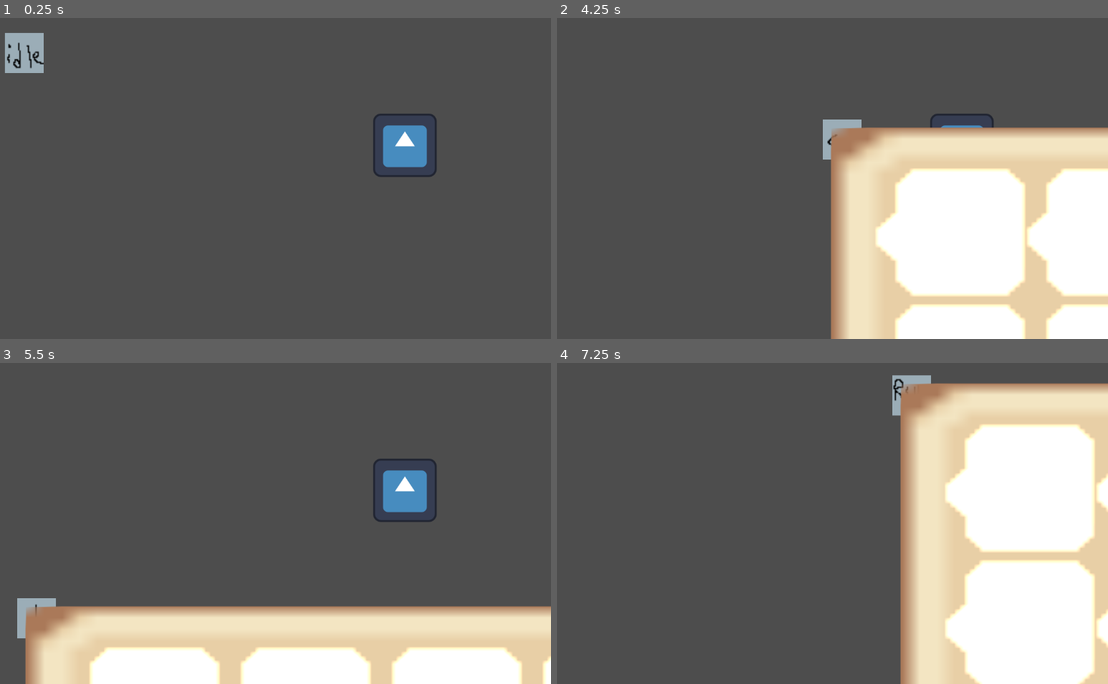
Above: before the commit, frames 1-4 (two rows, left to right).
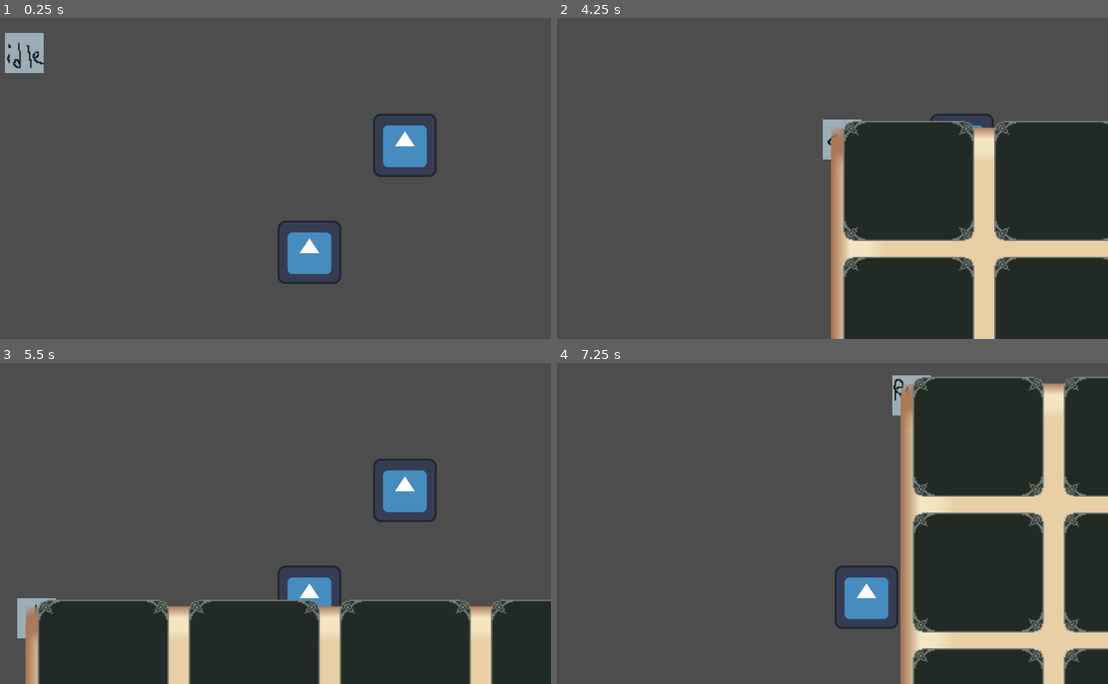
Above: after the commit, the same moments.

Repository: xern0/SleepyShrimpStudios-ChemicalCleanse
Game: Godot game, scene res://world.tscn
The game is run twice, just before and just after one commit, with the same random seed, the same clock (stepped at 60 frames per second) and the same inputs. This scene is started directly instead of the project's main scene. The engine's default icon, where the game draws it, is replaced by a stand-in: a white triangle on a blue panel in a dark square.
Inputs:
- Up to frame 1 (0.25 s): no input
- Up to frame 2 (4.25 s): tap Enter at 0.5, 3.5 s; hold D (right) 0.53-1.28 s; hold E (interact) 0.53-1.28 s; hold S (down) 1.28-2.03 s; tap Space (roll) at 1.35, 2.75, 3.6 s; hold D (right) 2.03-2.78 s; hold Shift (run) 2.03-2.78 s; hold W (up) 2.78-3.53 s; tap E (interact) at 2.85 s; hold A (left) from 3.53 s (still down); tap U (inventory) at 4.15 s
- Up to frame 3 (5.5 s): tap Shift (run) at 4.35 s; release A (left) at 5.03 s; hold S (down) from 5.03 s (still down); hold E (interact) from 5.03 s (still down)
- Up to frame 4 (7.25 s): release S (down) at 5.78 s; release E (interact) at 5.78 s; hold D (right) 5.78-6.53 s; tap Space (roll) at 5.85, 6.5 s; hold W (up) from 6.53 s (still down); hold Shift (run) from 6.53 s (still down)

The runs differ from the first frame. In frame 1, 1.3% of the frame differs, in the area x 50-62%, y 63-83%; in frame 2, 32%; in frame 3, 23%; in frame 4, 34%, in the area x 50-100%, y 4-100%.

Commit message:
fix inventory backroiund and pause the invcetnroy thingy

Diff:
--- a/chemical-cleanse/assets/Items/Inv_UI.gd
+++ b/chemical-cleanse/assets/Items/Inv_UI.gd
@@ -7,6 +7,7 @@
 func _ready():
 	inv.update.connect(update_slots)
 	close()
+	process_mode = Node.PROCESS_MODE_PAUSABLE
 
 func update_slots():
 	print("updating slots")
@@ -27,3 +28,10 @@
 func close():
 	visible = false
 	is_open = false
+
+func _on_pause_button_pressed():
+	get_tree().paused = true
+	show()
+func _on_close_button_pressed():
+	hide()
+	get_tree().paused = false
--- a/chemical-cleanse/inv_ui_slots.tscn
+++ b/chemical-cleanse/inv_ui_slots.tscn
@@ -1,10 +1,9 @@
 [gd_scene load_steps=4 format=3 uid="uid://cvwig44k2ivfa"]
 
-[ext_resource type="Texture2D" uid="uid://c1jy87q1v77dn" path="res://assets/Sprite sheets/Dialouge UI/dialog box.png" id="1_fumkd"]
 [ext_resource type="Script" uid="uid://bjukhv8frae6s" path="res://inv_ui_slots.gd" id="1_udbp3"]
+[ext_resource type="Texture2D" uid="uid://cip0pofnpjgej" path="res://assets/Sprite sheets/inventory/Item Slot.png" id="2_udbp3"]
 
 [sub_resource type="CanvasItemMaterial" id="CanvasItemMaterial_fumkd"]
-blend_mode = 1
 
 [node name="inv_UI_slots" type="Panel"]
 self_modulate = Color(1, 1, 1, 0)
@@ -15,8 +14,8 @@
 [node name="Sprite2D" type="Sprite2D" parent="."]
 material = SubResource("CanvasItemMaterial_fumkd")
 position = Vector2(-65, -95.00001)
-scale = Vector2(9.8125, 9)
-texture = ExtResource("1_fumkd")
+scale = Vector2(2.75, 2.522)
+texture = ExtResource("2_udbp3")
 centered = false
 
 [node name="CenterContainer" type="CenterContainer" parent="."]
--- a/chemical-cleanse/world.gd
+++ b/chemical-cleanse/world.gd
@@ -1,7 +1,7 @@
 extends Node2D
 
-@onready var player: CharacterBody2D = $player
 @onready var bottle: Area2D = $Bottle
+@onready var fred: CharacterBody2D = $fred
 
 func _ready() -> void:
 	pass
--- a/chemical-cleanse/world.tscn
+++ b/chemical-cleanse/world.tscn
@@ -11,6 +11,9 @@
 [node name="Bottle" parent="." instance=ExtResource("2_tlwt5")]
 position = Vector2(858, 257)
 
+[node name="Bottle2" parent="." instance=ExtResource("2_tlwt5")]
+position = Vector2(666, 473)
+
 [node name="fred" parent="." instance=ExtResource("1_fj7yv")]
 
 [node name="CanvasLayer" type="CanvasLayer" parent="."]
Binary file added: chemical-cleanse/assets/Sprite sheets/inventory/Inventory HUD.png
Not shown, added: chemical-cleanse/assets/Sprite sheets/inventory/Inventory HUD.png.import
Binary file added: chemical-cleanse/assets/Sprite sheets/inventory/Item Slot.png
Not shown, added: chemical-cleanse/assets/Sprite sheets/inventory/Item Slot.png.import
Not shown, changed: chemical-cleanse/assets/Sprite sheets/.DS_Store
